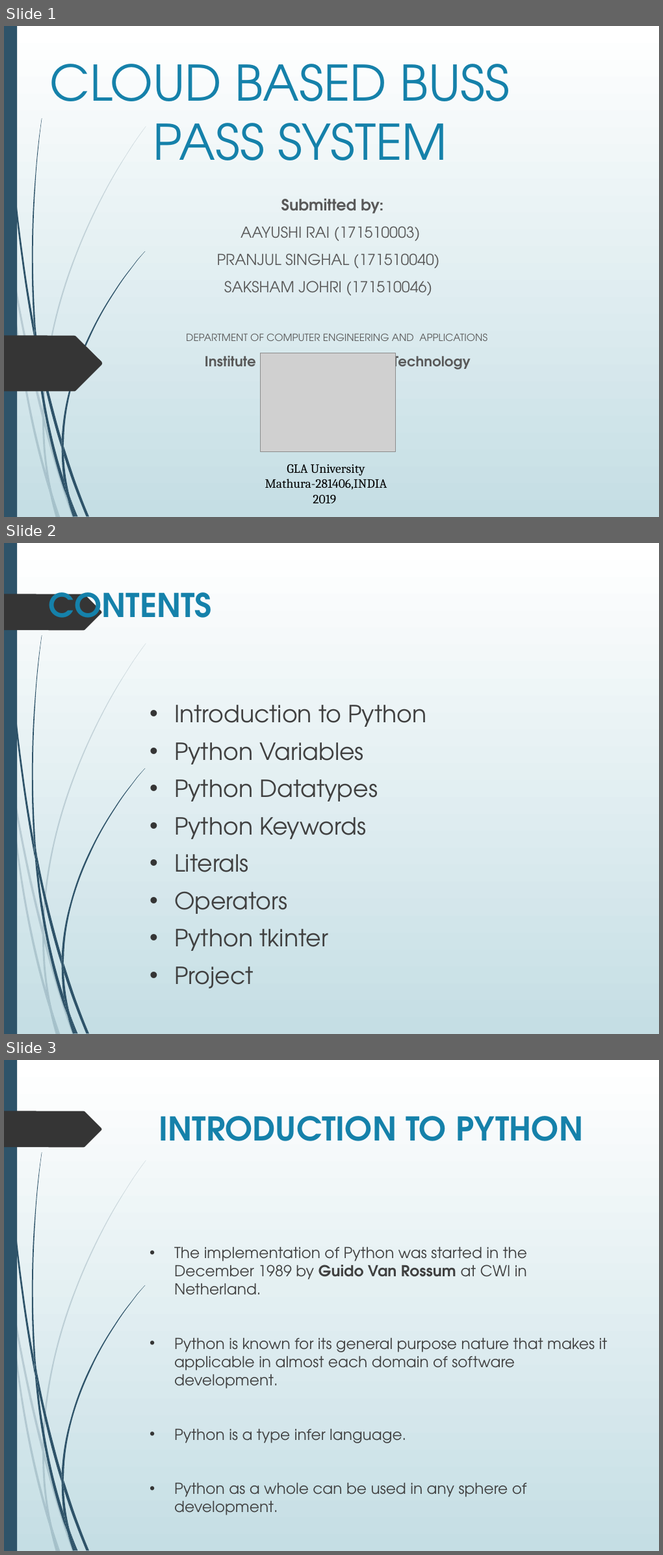
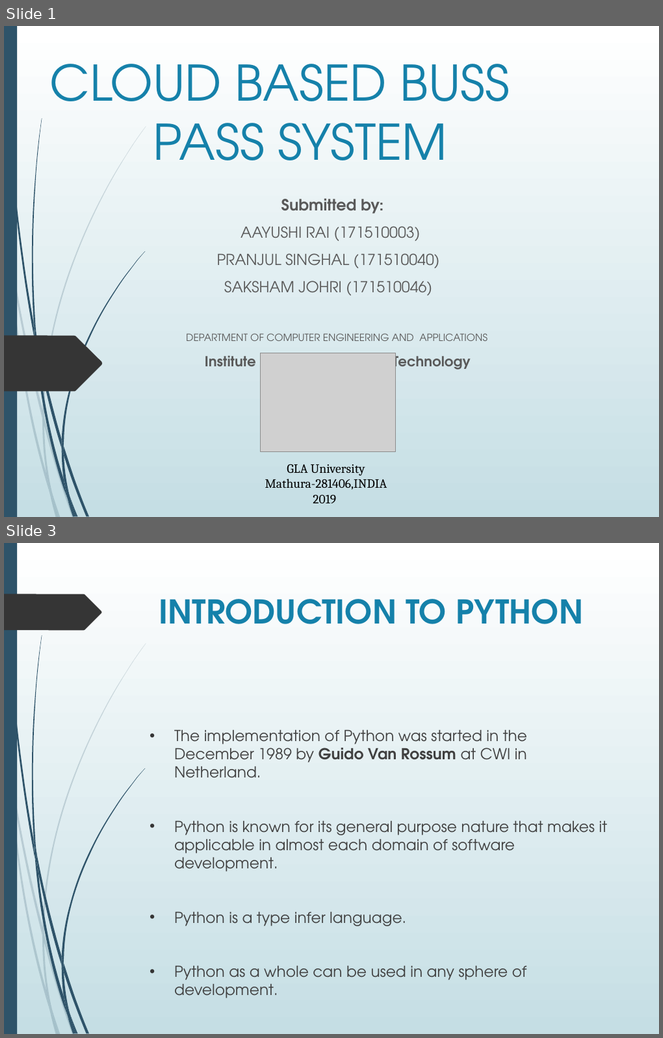
Before and after one commit to aayushi20221/Cloud-Based-Buss-Pass-System, a slide deck: ppt.pptx. Shown one above the other, each under a label of ours: slides 1, 2 and 3 before the commit, slides 1 and 3 after it; the slides between them are not shown. The pictures are 663x1555 and 663x1038 pixels, drawn with LibreOffice and Linux fonts; fonts in the diff are those of the drawing; grey boxes stand for pictures. Boxes give left, top, right and bottom in pixels: in the first picture for what was removed or moved away, otherwise in the second. Text is boxed around its words. In the diff, an @@ line names an element or a change of style, - is before the commit and + after.

```diff
--- a/ppt.pptx
+++ b/ppt.pptx
@@ slide 2 removed at <box>4,543,659,1034</box>, background gradient #FFFFFF to #C5DEE5; not listed: 24 template elements that a slide beside it also shows @@
@@ title removed at <box>49,592,212,631</box> @@
-CONTENTS
@@ text removed at <box>174,705,426,951</box> @@
-• Introduction to Python
-• Python Variables
-• Python Datatypes
-• Python Keywords
-• Literals
-• Operators
-• Python tkinter
-• Project
```
Also in this commit, not shown: 1 slide added.
